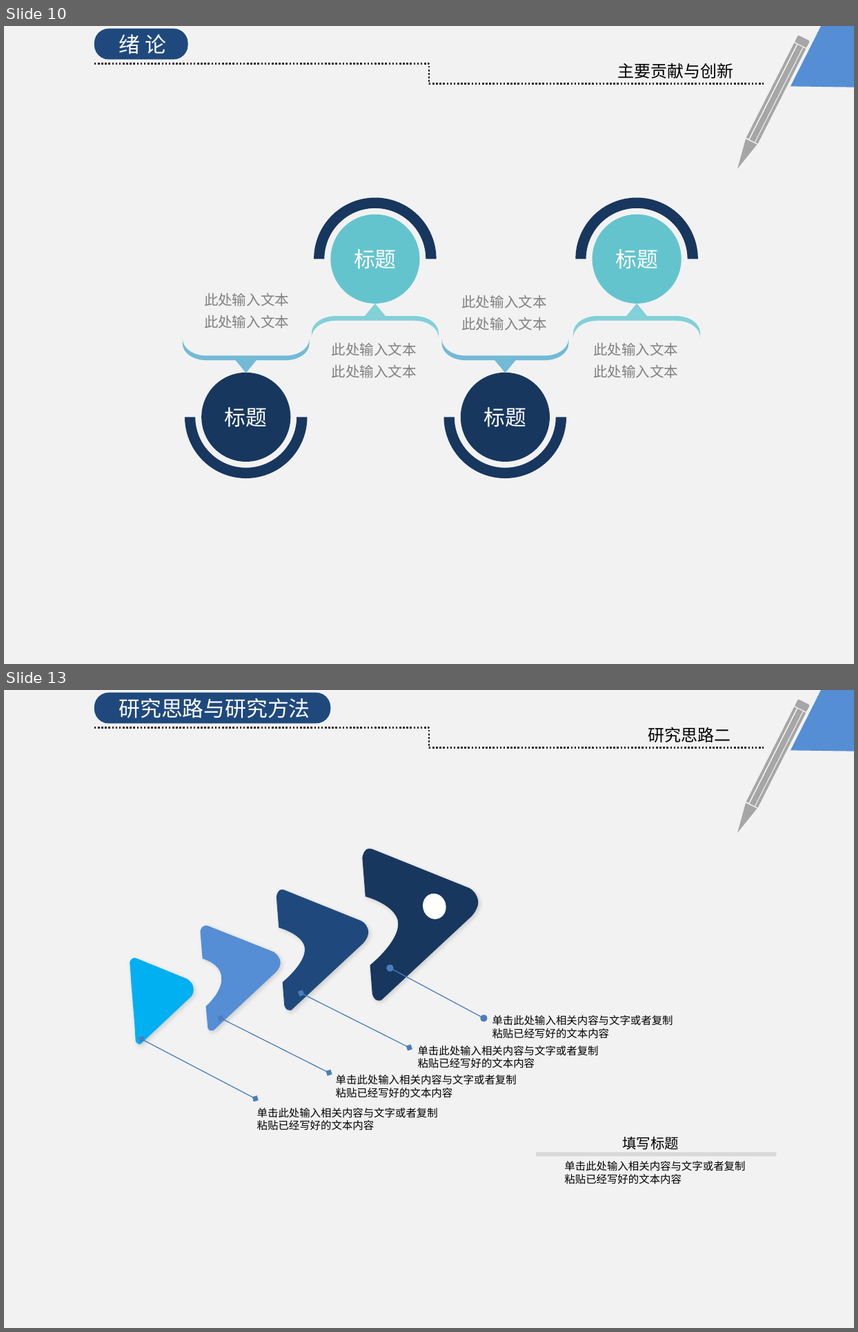
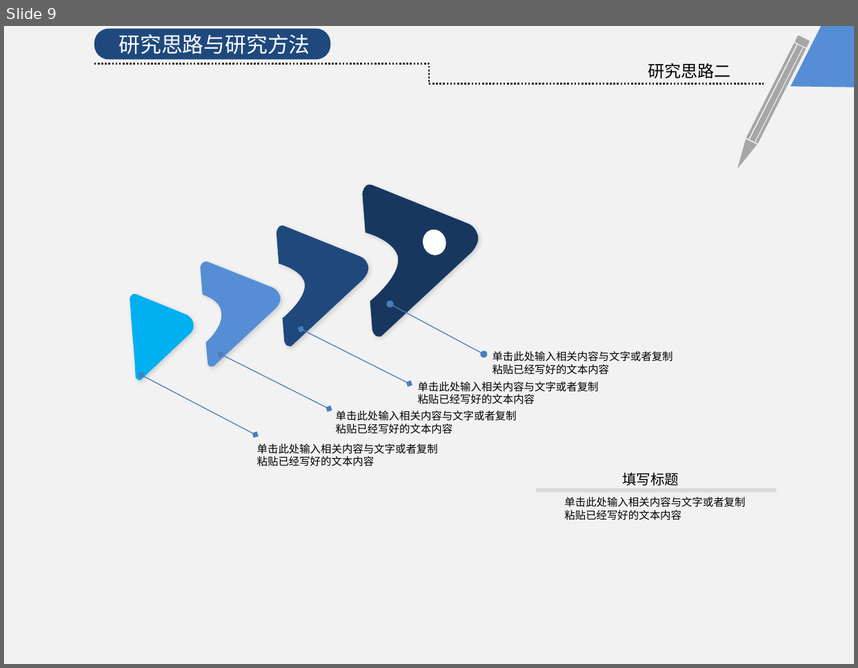
Before and after one commit to KrisCheng/GraduationDesign, a slide deck: FinalPaper/毕业答辩.pptx. Shown one above the other, each under a label of ours: slides 10 and 13 before the commit, slide 9 after it; the slides between them are not shown. The pictures are 858x1332 and 858x668 pixels, drawn with LibreOffice and Linux fonts; fonts in the diff are those of the drawing. Boxes give left, top, right and bottom in pixels: in the first picture for what was removed or moved away, otherwise in the second. Text is boxed around its words. In the diff, an @@ line names an element or a change of style, - is before the commit and + after.

```diff
--- a/FinalPaper/毕业答辩.pptx
+++ b/FinalPaper/毕业答辩.pptx
@@ slide 10 removed at box(4, 26, 854, 664), background #FFFFFF @@
@@ rectangle removed at box(4, 26, 854, 664) @@
@@ rounded rectangle removed at box(94, 29, 188, 59) @@
@@ text removed at box(119, 34, 166, 54) @@
-绪 论
@@ freeform shape removed at box(791, 26, 854, 87) @@
@@ elbow line removed from (94, 63) to (764, 84) @@
@@ text removed at box(618, 63, 734, 78) @@
-主要贡献与创新
@@ group removed at box(732, 36, 809, 172): 3 rectangles, 1 rounded rectangle, 1 freeform shape @@
@@ arch (boxed as its full ring) removed at box(314, 198, 437, 320) @@
@@ arch (boxed as its full ring) removed at box(575, 198, 697, 320) @@
@@ ellipse removed at box(330, 214, 419, 303) @@
-标题
@@ ellipse removed at box(593, 214, 682, 303) @@
-标题
@@ text removed at box(204, 293, 289, 328) @@
-此处输入文本
-此处输入文本
@@ freeform shape removed at box(312, 303, 439, 337) @@
@@ text removed at box(461, 295, 546, 330) @@
-此处输入文本
-此处输入文本
@@ freeform shape removed at box(573, 303, 700, 337) @@
@@ freeform shape removed at box(183, 339, 309, 373) @@
@@ arch (boxed as its full ring) removed at box(185, 356, 308, 478) @@
@@ text removed at box(332, 343, 417, 378) @@
-此处输入文本
-此处输入文本
@@ freeform shape removed at box(441, 339, 568, 373) @@
@@ arch (boxed as its full ring) removed at box(444, 356, 567, 478) @@
@@ text removed at box(593, 343, 678, 378) @@
-此处输入文本
-此处输入文本
@@ ellipse removed at box(201, 372, 290, 461) @@
-标题
@@ ellipse removed at box(461, 372, 550, 461) @@
-标题
@@ what was slide 13 is now slide 9 @@
```
Also in this commit, not shown: 6 slides changed, 3 slides added, 6 other slides removed.
